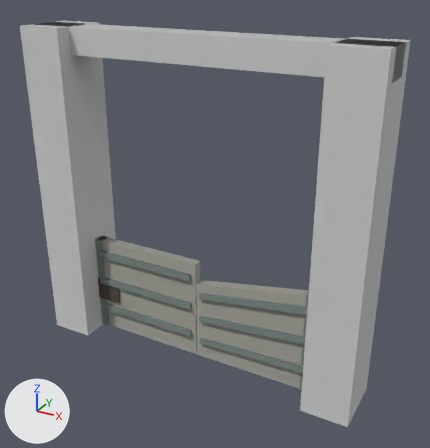
An edit to the FBX model entregas/teo-modelado/puerta-via/SM_PuertaVia_v4_Blindada_e1_Danado_LOD1.fbx, drawn before and after from the same camera.
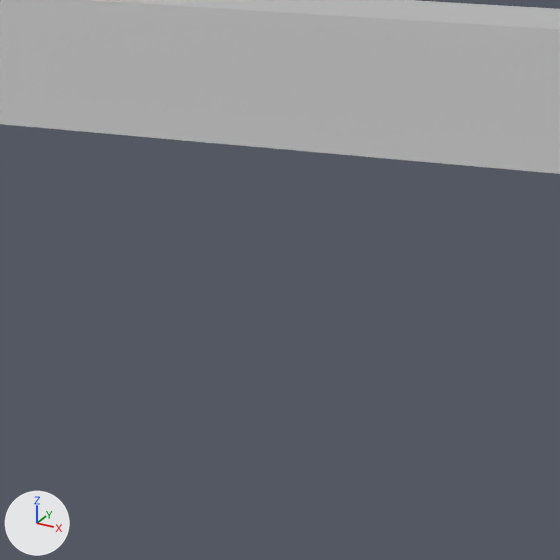
Each version appears first whole from a 50 mm lens placed at (5.32, -8.98, 7.57), pointed at (0.34, 0.08, 3.04), and next in a close-up on the part from 32% to 62% of the width and 7% to 36% of the height. Lighting does not change. The marker at lower left points along +X, +Y and +Z. The older version's two pictures come first. Where no turn or scale is listed for an object, it has been applied to the vertices.

Objects in the first close-up: 'SM_puerta_via_v17_LOD1'.
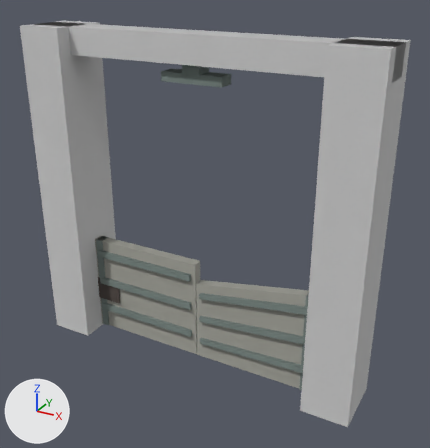
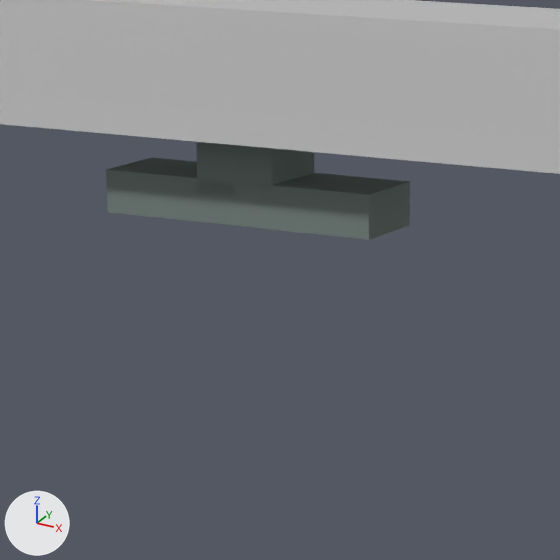
Pixel boxes (x1, y1, x2, y2) of what changed, in the close-ups (560 x 560 px):
'SM_puerta_via_v17_LOD1', reshaped: before (0, 0, 560, 174); after (0, 0, 560, 240)
part 1 of me_sm_puerta_via_v17_lod1_001, added: after (196, 142, 314, 201)
part 2 of me_sm_puerta_via_v17_lod1_001, added: after (106, 158, 410, 240)

The change, as a list of edits to the scene's bpy script:
```text
Change me_sm_puerta_via_v17_lod1_001:
    used by ob_sm_puerta_via_v17_lod1; location = (0.0, 0.0, 0.0)
    remove me_sm_puerta_via_v17_lod1_001.from_pydata(...)  # 24 vertices, 18 faces; spans x -3.4..3.4, y -0.6..0.6, z 0.0..6.5
    add me_sm_puerta_via_v17_lod1_001.from_pydata(...)  # 40 vertices, 30 faces; spans x -3.4..3.4, y -0.6..0.6, z 0.0..6.5
    me_sm_puerta_via_v17_lod1_001 part 1: a new loose piece, a box spanning x -0.17..0.17, y -0.17..0.17, z 5.78..6.03, in mat_mat_paleta32 (picture img_t_paleta32_png)
    me_sm_puerta_via_v17_lod1_001 part 2: a new loose piece, a box spanning x -0.6..0.6, y -0.17..0.17, z 5.66..5.84, in mat_mat_paleta32 (picture img_t_paleta32_png)
```
